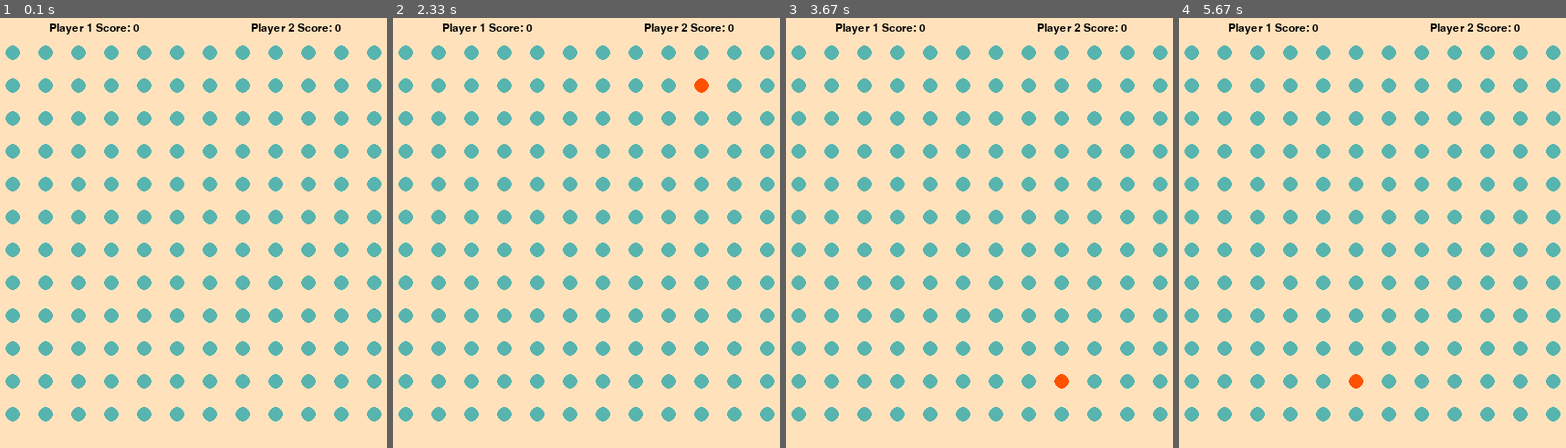
Above: before the commit, frames 1-4 (left to right).
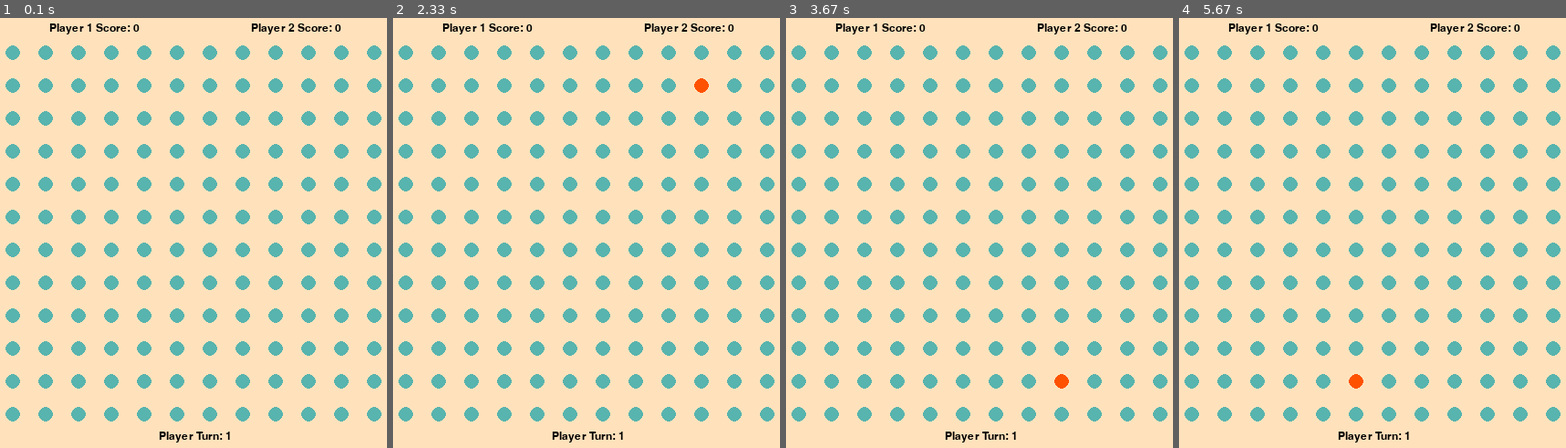
Above: after the commit, the same moments.

Repository: CetialphaV/ChessGame
Game: pygame game, started from dotsAndBoxes copy/dotUIMain.py
Same seed, same stepped clock (60 frames per second), same inputs: the game is played once before the commit and once after it.
Inputs (mouse positions are in pixels of both pictures, inside the frame that each line leads up to):
- Up to frame 1 (0.1 s): no input
- Up to frame 2 (2.33 s): click (586, 237) at 0.43 s; click (423, 194) at 0.78 s; click (605, 288) at 1.15 s; click (439, 340) at 1.52 s; click (702, 73) at 1.88 s; click (749, 383) at 2.25 s
- Up to frame 3 (3.67 s): click (1022, 121) at 2.62 s; click (948, 207) at 2.98 s; move the mouse to (1056, 392) at 3.23 s; click (1056, 392) at 3.35 s; move the mouse to (1045, 293) at 3.6 s
- Up to frame 4 (5.67 s): click (1438, 293) at 3.72 s; move the mouse to (1476, 237) at 3.97 s; click (1476, 237) at 4.08 s; click (1279, 211) at 4.45 s; click (1268, 301) at 4.82 s; click (1225, 220) at 5.18 s; click (1368, 387) at 5.55 s

The runs differ from the first frame. In frame 1, 0.2% of the frame differs, in the area x 41-60%, y 96-99%; in frame 2, 0.2%; in frame 3, 0.2%; in frame 4, 0.2%.

Commit message:
Bug fixed scores and fixed double repeat moves and added player turn indicator

Diff:
--- a/dotsAndBoxes copy/dotUIMain.py
+++ b/dotsAndBoxes copy/dotUIMain.py
@@ -42,7 +42,7 @@
         self.drawDots()
         self.drawLines()
         self.environment.renderChildren()
-        self.displayScore()
+        self.displayScoreAndTurn()
         pygame.display.flip()
 
 
@@ -70,20 +70,23 @@
 
         self.done = squareNotDivisibleBy210
 
-    def message_display(self, text, pos, fontSize, bottomLeftAlignment=True):
+    def message_display(self, text, pos, fontSize, bottomLeftAlignment=True, centerAlignment=False):
         largeText = pygame.font.Font('freesansbold.ttf', fontSize)
         textSurface = largeText.render(text, True, self.textColor)
         textRect = textSurface.get_rect()
         if bottomLeftAlignment:
             textRect.bottomleft = pos
+        elif centerAlignment:
+            textRect.center = pos
         else:
             textRect.bottomright = pos
         self.environment.display.blit(textSurface, textRect)
 
-    def displayScore(self):
+    def displayScoreAndTurn(self):
 
         self.message_display(f"Player 1 Score: {self.player1Score}", (int((self.screenBuffer * 2)), int(self.screenBuffer/2)), self.fontSize)
         self.message_display(f"Player 2 Score: {self.player2Score}", (int(self.size - self.screenBuffer * 2), int(self.screenBuffer / 2)), self.fontSize, False)
+        self.message_display(f"Player Turn: {self.playerTurn}", (int(self.size/2), int(self.size - self.screenBuffer/2)), self.fontSize, False,  centerAlignment=True)
 
 
     def getDotsForLocation(self, location):
@@ -168,11 +171,16 @@
     def playerMadeMove(self, location, moveType):
         oldScores = [self.player1Score, self.player2Score]
         if location[1] >= (self.numDots - 1):
+            if self.board[(location[1]-1, location[0])] % 5 == 0:
+                return
             board_edit(self.board, (self.convertNumToLetter(5)), self.playerTurn, location[1], location[0]+1)
         elif location[0] >= (self.numDots - 1):
+            if self.board[(location[1], location[0]-1)] % moveType == 3:
+                return
             board_edit(self.board, (self.convertNumToLetter(3)), self.playerTurn, location[1]+1, location[0])
         else:
-
+            if self.board[(location[1], location[0])] % moveType == 0:
+                return
             board_edit(self.board, (self.convertNumToLetter(moveType)), self.playerTurn, location[1]+1, location[0]+1)
 
         pointValues = points(self.board)
@@ -215,7 +223,7 @@
         self.environment.runEnviroment()
         self.environment.backgroundColor = self.backgroundColor
         pygame.time.set_timer(self.RENDEREVENT, 200)
-        #self.environment.playBackgroundMusic("backgroundMusic", 10)
+        self.environment.playBackgroundMusic("backgroundMusic", 10)
         self.updateGameScreen()
 
         while not self.done:
--- a/dotsAndBoxes copy/dots_boxes_logic.py
+++ b/dotsAndBoxes copy/dots_boxes_logic.py
@@ -44,7 +44,8 @@
                     board[row_box - X][col_box - Y] *= posit_list[posit_dict[position]] ** player
                 elif a == extra_list[posit_dict[position]]:
                     board[row_box - X][col_box - Y] *= posit_list[(posit_dict[position]+2) % 4] ** player
-                if board[row_box - X][col_box - Y] % 210 == 0:
+                if board[row_box - X][col_box - Y] % 210 == 0 and (not board[row_box - X][col_box - Y] % 11 == 0) and\
+                        (not board[row_box - X][col_box - Y] % 13 == 0):
                     board[row_box - X][col_box - Y] *= (2*player + 9)
         except:
             continue
Not shown, changed: .DS_Store
